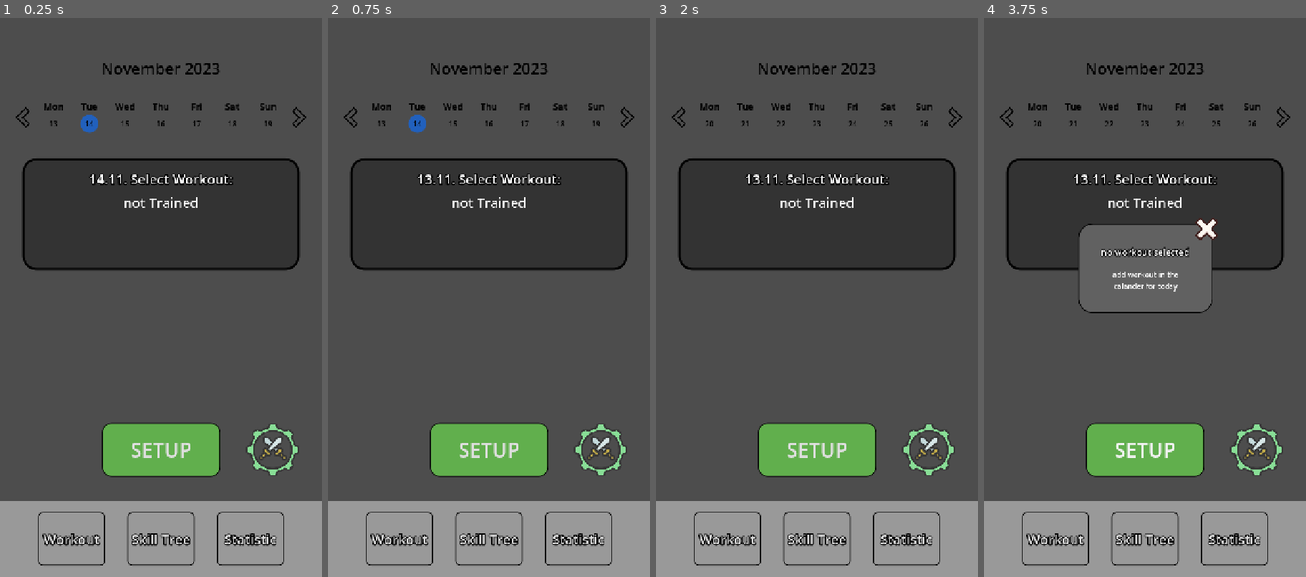
Above: before the commit, frames 1-4 (left to right).
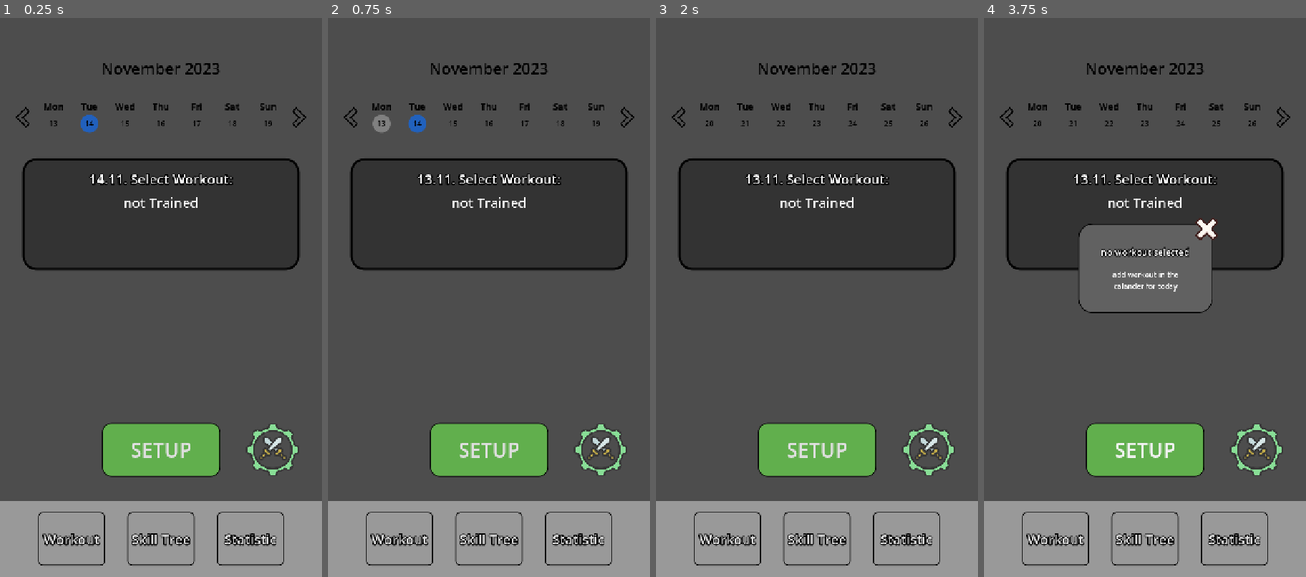
Above: after the commit, the same moments.

Repository: derdrache/Calisthenics-App
Game: Godot game, scene res://main_menu_page/main_menu.tscn
Same seed, same stepped clock (60 frames per second), same inputs: the game is played once before the commit and once after it. The engine's default icon, where the game draws it, is replaced by a stand-in: a white triangle on a blue panel in a dark square.
Inputs (mouse positions are in pixels of both pictures, inside the frame that each line leads up to):
- Up to frame 1 (0.25 s): no input
- Up to frame 2 (0.75 s): click (382, 124) at 0.52 s
- Up to frame 3 (2 s): click (955, 118) at 1.25 s
- Up to frame 4 (3.75 s): click (1283, 118) at 2 s; click (1006, 118) at 2.75 s; click "SETUP" at 3.5 s

The runs differ from the first frame. In frame 1, less than 0.1% of the frame differs, in the area x 15-85%, y 18-20%; in frame 2, 0.1%, in the area x 13-85%, y 17-21%; in frame 3, less than 0.1%; in frame 4, less than 0.1%.

Commit message:
add calender selected date color

Diff:
--- a/widgets/calendar/DateLabel.tscn
+++ b/widgets/calendar/DateLabel.tscn
@@ -54,6 +54,7 @@
 
 [node name="WorkoutIndicator" type="PanelContainer" parent="Panel/MarginContainer" unique_id=759153155]
 unique_name_in_owner = true
+custom_minimum_size = Vector2(24, 24)
 layout_mode = 2
 mouse_filter = 2
 theme_override_styles/panel = SubResource("StyleBoxFlat_04bnq")
@@ -61,7 +62,7 @@
 [node name="DateLabel" type="Label" parent="Panel/MarginContainer/WorkoutIndicator" unique_id=574797037]
 unique_name_in_owner = true
 layout_mode = 2
-size_flags_vertical = 1
+size_flags_horizontal = 4
 theme_override_colors/font_color = Color(0, 0, 0, 1)
 text = "66"
 horizontal_alignment = 1
--- a/widgets/calendar/date_label.gd
+++ b/widgets/calendar/date_label.gd
@@ -8,26 +8,49 @@
 @export var date: Dictionary
 @export var workoutData: WorkoutResource
 
-const WORKOUT_STILL_DO_COLOR = Color(0.5,0.5,0.5,1)
+const CURRENT_DATE_COLOR = Color("2161bd")
+const DATE_SELECT_COLOR = Color(0.5,0.5,0.5,1)
+const WORKOUT_STILL_DO_COLOR = Color(1.0, 1.0, 1.0, 1.0)
 const WORKOUT_DONE_COLOR = Color(0,0.5,0,1)
 const WORKOUT_NOT_MADE_COLOR = Color(1.0, 0.0, 0.0, 1.0)
 
 func _ready() -> void:
+	SignalHub.calendar_date_selected.connect(_on_date_selected)
+
 	date_label.text = str(date.day)
 
 	var currentDate := Time.get_datetime_dict_from_system()
 	var isCurrentDate: bool = date.day == currentDate.day and date.month == currentDate.month and date.year == currentDate.year
 
 	if not isCurrentDate:
-		panel.add_theme_stylebox_override("panel", StyleBoxEmpty.new())
+		_set_panel_color(Color.TRANSPARENT)
 
 	if not workoutData:
 		workout_indicator.add_theme_stylebox_override("panel", StyleBoxEmpty.new())
 	else:
 		_set_workout_indicator()
 
+func _on_date_selected(selectedDate: Dictionary) -> void:
+	if selectedDate == date:
+		return
+
+	var currentDate := Time.get_datetime_dict_from_system()
+	var isCurrentDate: bool = date.day == currentDate.day and date.month == currentDate.month and date.year == currentDate.year
+	if isCurrentDate:
+		_set_panel_color(CURRENT_DATE_COLOR)
+	else:
+		_set_panel_color(Color.TRANSPARENT)
+
+
 func _on_button_pressed() -> void:
+	_set_panel_color(DATE_SELECT_COLOR)
+
 	SignalHub.calendar_date_selected.emit(date)
+
+func _set_panel_color(color: Color) -> void:
+	var styleBox :StyleBoxFlat = panel.get_theme_stylebox("panel").duplicate()
+	styleBox.bg_color = color
+	panel.add_theme_stylebox_override("panel", styleBox)
 
 func _set_workout_indicator() -> void:
 	var styleBox :StyleBoxFlat = workout_indicator.get_theme_stylebox("panel").duplicate()
